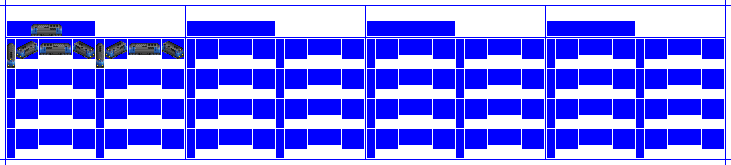
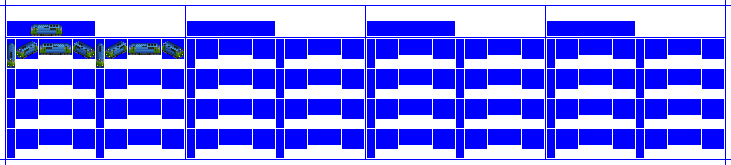
Revision of a layered 731 x 165 image; what changed, layer by layer:
hid "Liv1" over <box>7,24,184,68</box>
added layer "BLACK copy" above "YELLOW" over <box>7,24,184,68</box>